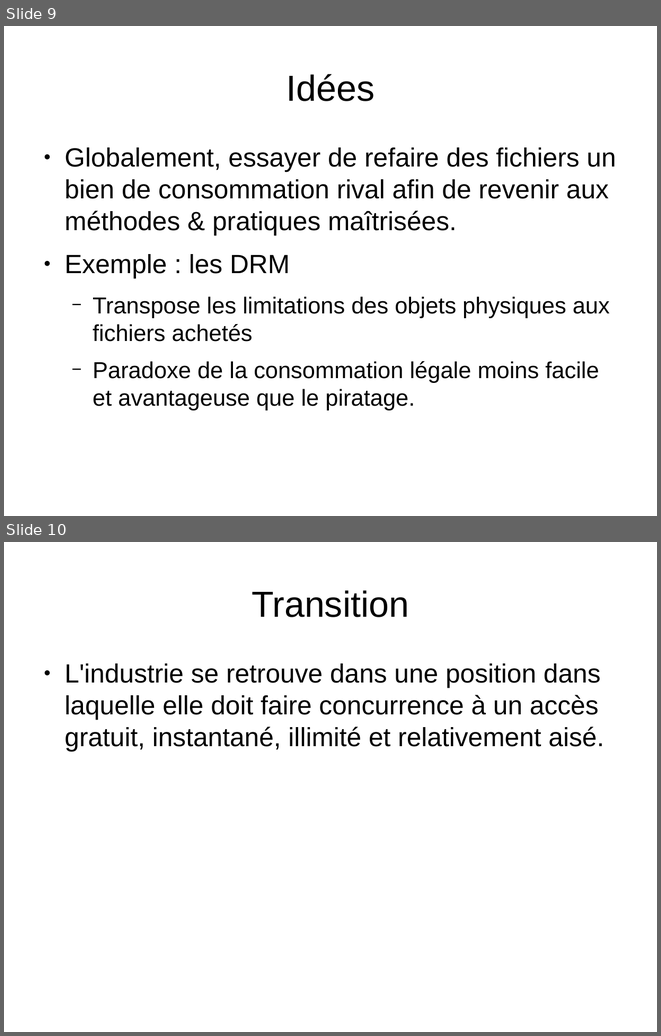
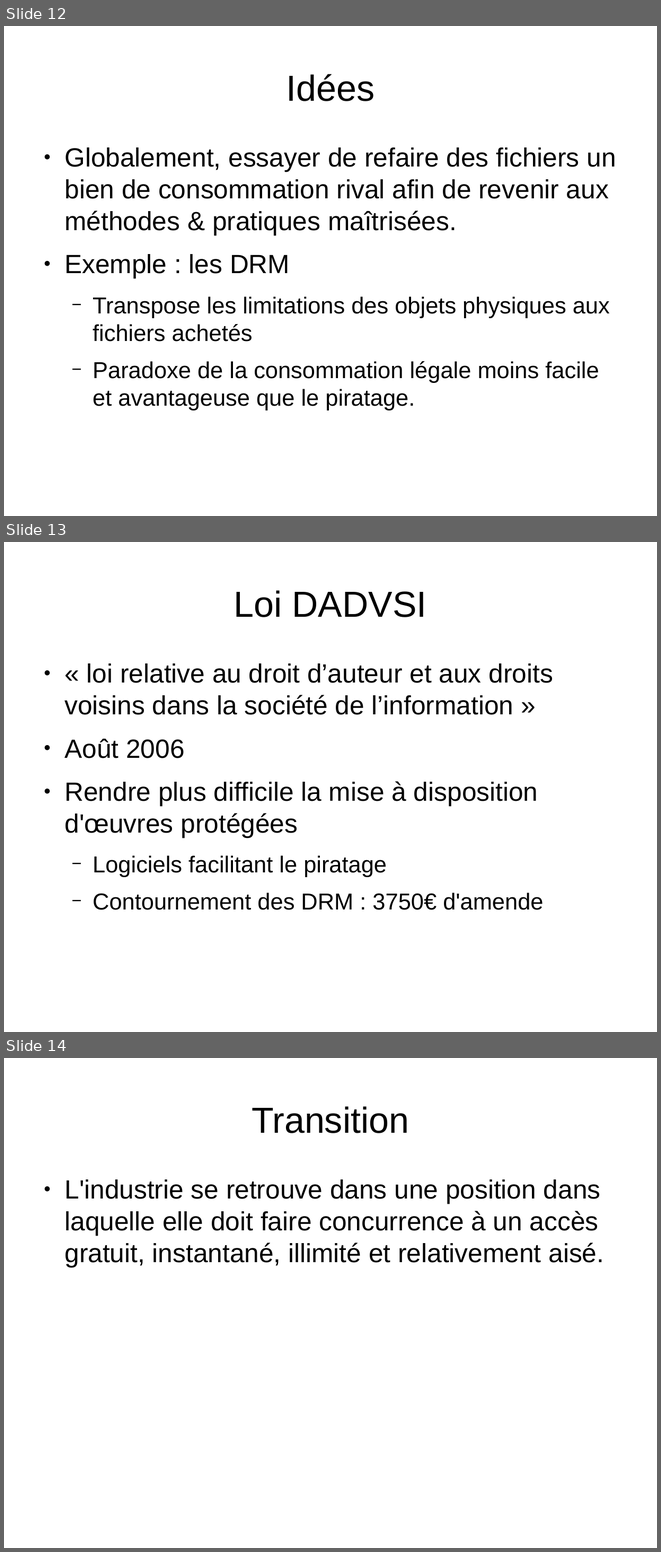
Before and after one commit to Parashp/pph-droit-auteur, a slide deck: soutenance.odp. Shown one above the other, each under a label of ours: slides 9 and 10 before the commit, slides 12, 13 and 14 after it. The pictures are 661x1036 and 661x1552 pixels, drawn with LibreOffice and Linux fonts; fonts in the diff are those of the drawing. Boxes give left, top, right and bottom in pixels: in the first picture for what was removed or moved away, otherwise in the second. Text is boxed around its words. In the diff, an @@ line names an element or a change of style, - is before the commit and + after.

```diff
--- a/soutenance.odp
+++ b/soutenance.odp
@@ slide 13 added at [4,542,657,1032], background #FFFFFF @@
@@ title added at [234,590,427,617], 44 pt, text #000000 @@
+Loi DADVSI
@@ text added at [64,663,553,910], 32 pt, text #000000 @@
+● « loi relative au droit d’auteur et aux droits voisins dans la société de l’information »
+● Août 2006
+● Rendre plus difficile la mise à disposition d'œuvres protégées
+  − Logiciels facilitant le piratage
+  − Contournement des DRM : 3750€ d'amende
@@ what was slide 9 is now slide 12 @@
@@ what was slide 10 is now slide 14 @@
```
Also in this commit, not shown: 3 slides changed, 5 other slides added.
